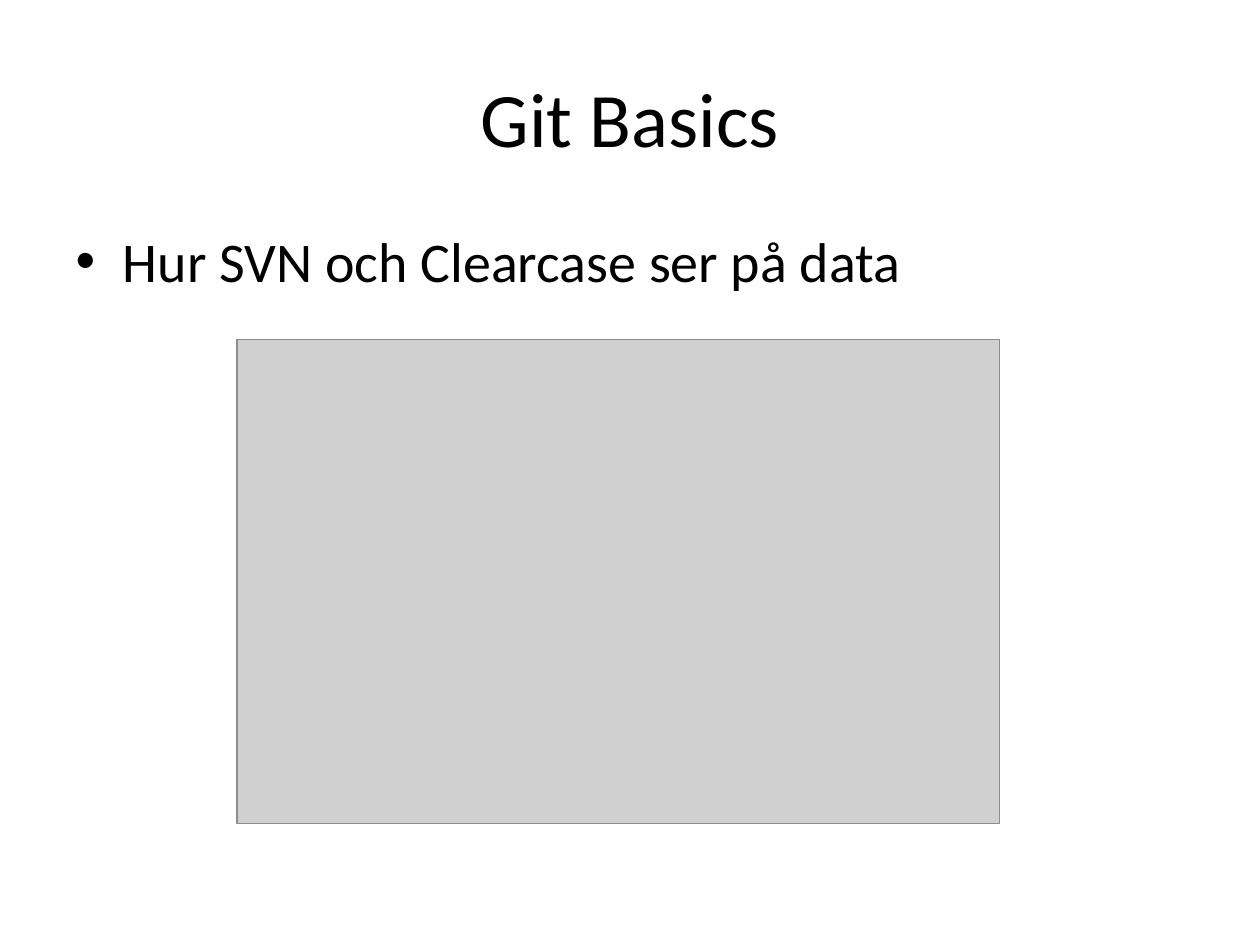
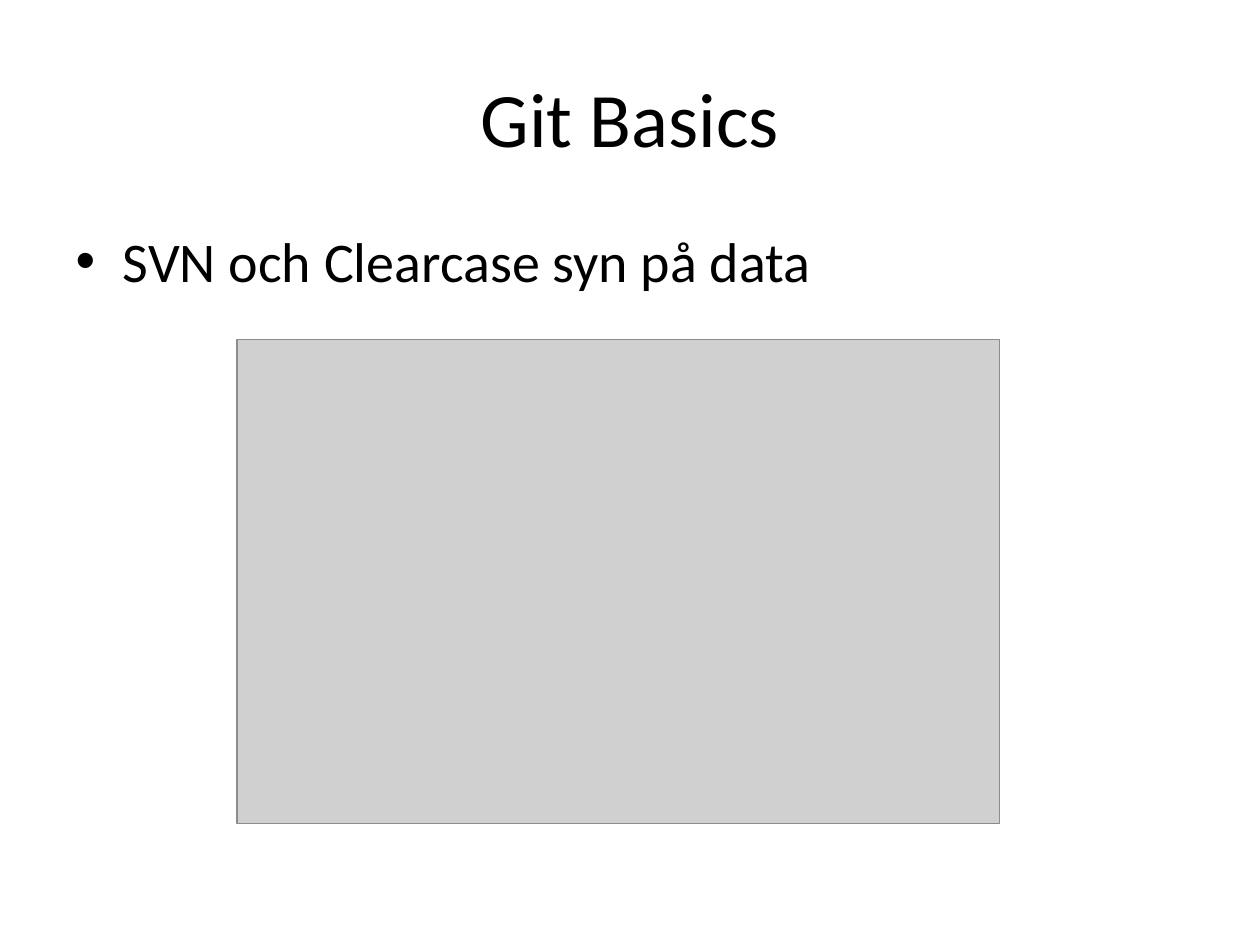
Before and after one commit to perbergq/git-presentation, a slide deck: slide 3 of Git.pptx. Drawn at 1260x945 pixels with LibreOffice and Linux fonts; fonts in the diff are those of the drawing; grey boxes stand for pictures. Boxes give left, top, right and bottom in pixels: in the first picture for what was removed or moved away, otherwise in the second. Text is boxed around its words. In the diff, an @@ line names an element or a change of style, - is before the commit and + after.

```diff
--- a/Git.pptx
+++ b/Git.pptx
@@ text at (123,242,811,291): text changed @@
-• Hur SVN och Clearcase ser på data
+• SVN och Clearcase syn på data
```
Also in this commit, not shown: 6 other slides changed, 1 slide removed.
